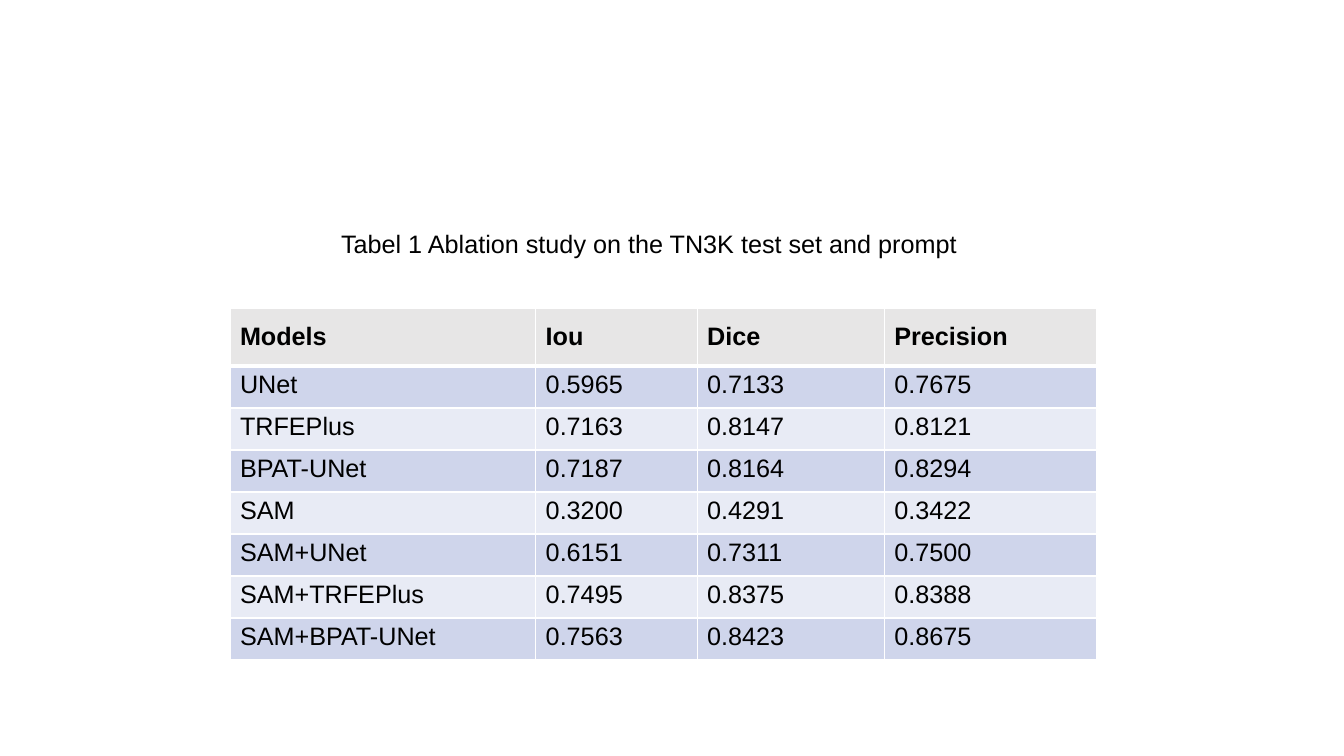
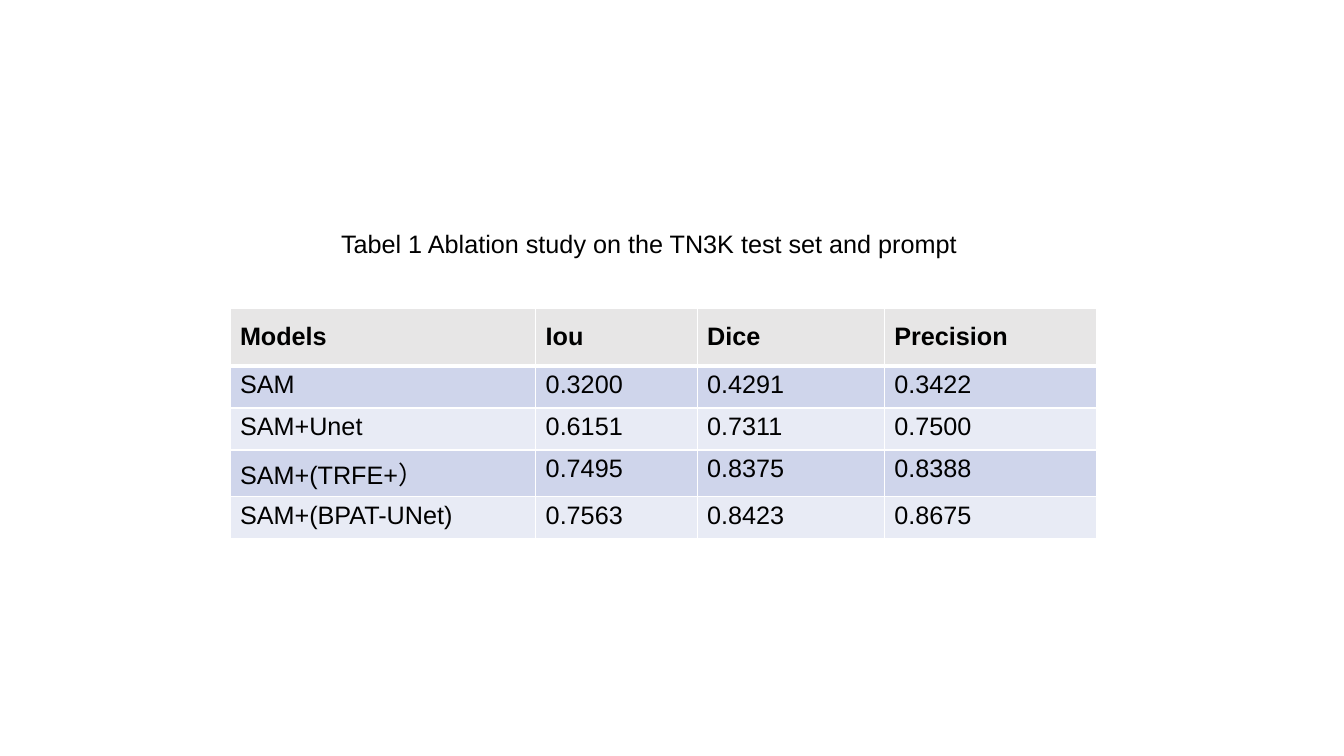
Before and after one commit to wanggy820/MedSAM, a slide deck: slide 2 of 小论文/architecture.pptx. Drawn at 1344x756 pixels with LibreOffice and Linux fonts; fonts in the diff are those of the drawing. Boxes give left, top, right and bottom in pixels: in the first picture for what was removed or moved away, otherwise in the second. Text is boxed around its words. In the diff, an @@ line names an element or a change of style, - is before the commit and + after.

```diff
--- a/小论文/architecture.pptx
+++ b/小论文/architecture.pptx
@@ table at bbox=[230, 309, 1097, 660] @@
-row 2: UNet | 0.5965 | 0.7133 | 0.7675
-row 3: TRFEPlus | 0.7163 | 0.8147 | 0.8121
-row 4: BPAT-UNet | 0.7187 | 0.8164 | 0.8294
-row 3, column 1: SAM+UNet
+row 3, column 1: SAM+Unet
-row 4, column 1: SAM+TRFEPlus
+row 4, column 1: SAM+(TRFE+）
-row 5, column 1: SAM+BPAT-UNet
+row 5, column 1: SAM+(BPAT-UNet)
```
Also in this commit, not shown: 3 other slides changed, 3 slides added, 26 other files.
